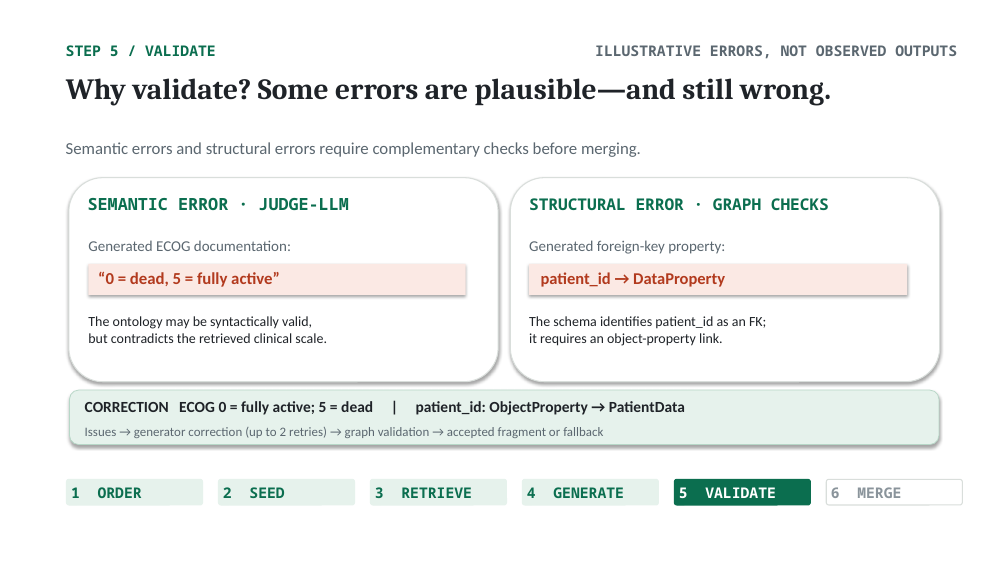
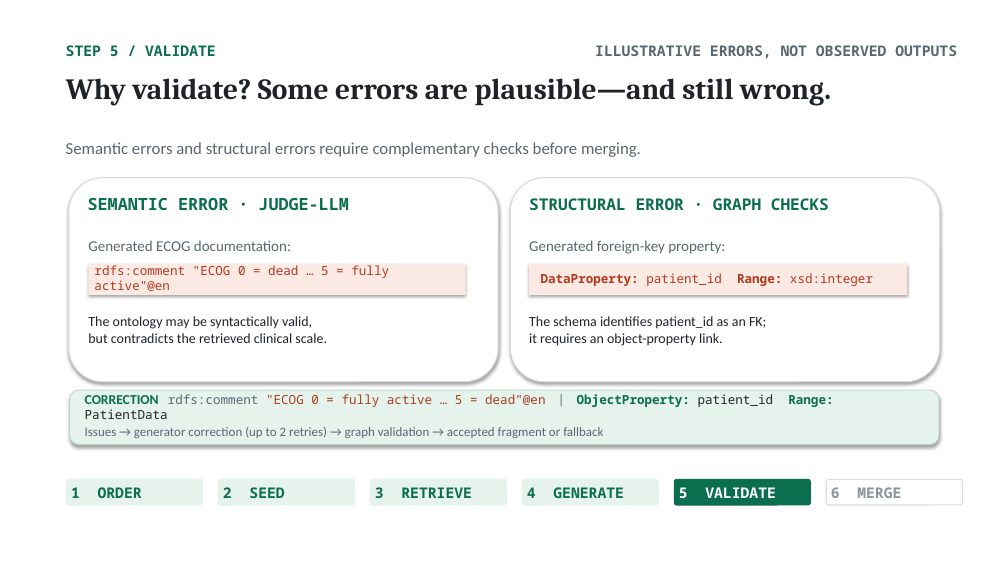
Before and after one commit to NadeenAhmad/rigor_private, a slide deck: slide 10 of presentation/RIGOR_ISWC2026.pptx. Drawn at 1008x567 pixels with LibreOffice and Linux fonts; fonts in the diff are those of the drawing. Boxes give left, top, right and bottom in pixels: in the first picture for what was removed or moved away, otherwise in the second. Text is boxed around its words. In the diff, an @@ line names an element or a change of style, - is before the commit and + after.

```diff
--- a/presentation/RIGOR_ISWC2026.pptx
+++ b/presentation/RIGOR_ISWC2026.pptx
@@ text at bbox=[94, 265, 389, 291]: text changed; size 16 to 12 pt; font Calibri to Noto Sans Mono; bold off @@
-“0 = dead, 5 = fully active”
+rdfs:comment "ECOG 0 = dead … 5 = fully active"@en
@@ text at bbox=[541, 273, 873, 286]: text changed; size 15.7 to 12 pt; font Calibri to Noto Sans Mono; bold off @@
-patient_id → DataProperty
+DataProperty: patient_id Range: xsd:integer
@@ text at bbox=[85, 394, 833, 407]: text changed; size 14.7 to 12 pt; font Calibri to Noto Sans Mono; text colour #1F2328 to #0B6E4F; bold off @@
-CORRECTION ECOG 0 = fully active; 5 = dead | patient_id: ObjectProperty → PatientData
+CORRECTION rdfs:comment "ECOG 0 = fully active … 5 = dead"@en | ObjectProperty: patient_id Range: PatientData
```
Also in this commit, not shown: 3 other slides changed, 13 other files.
